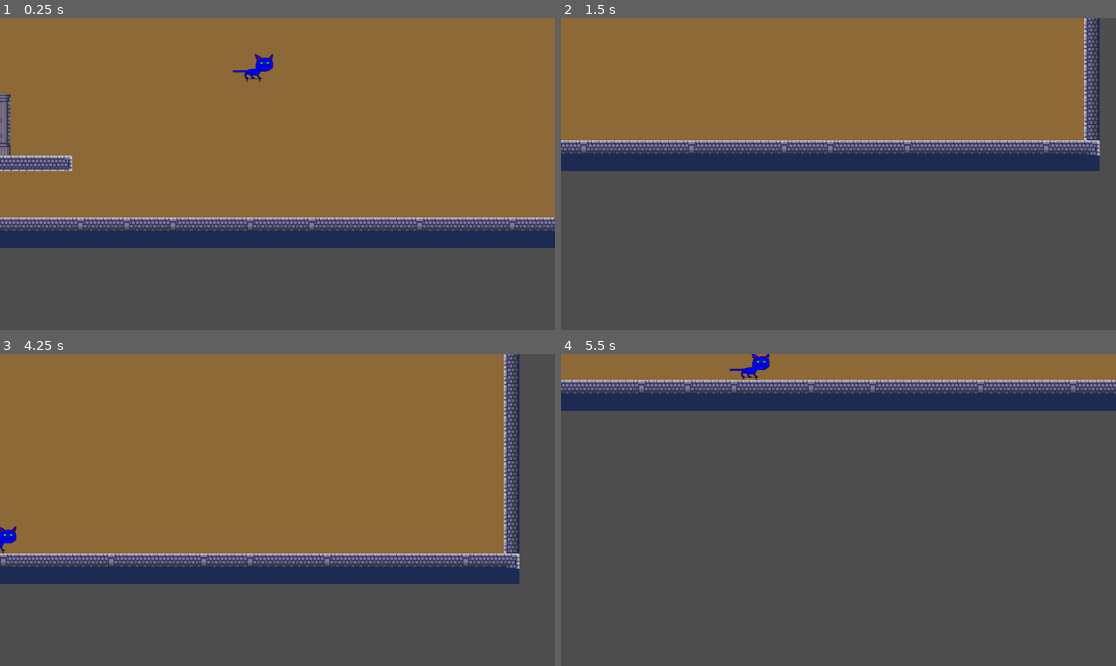
Above: before the commit, frames 1-4 (two rows, left to right).
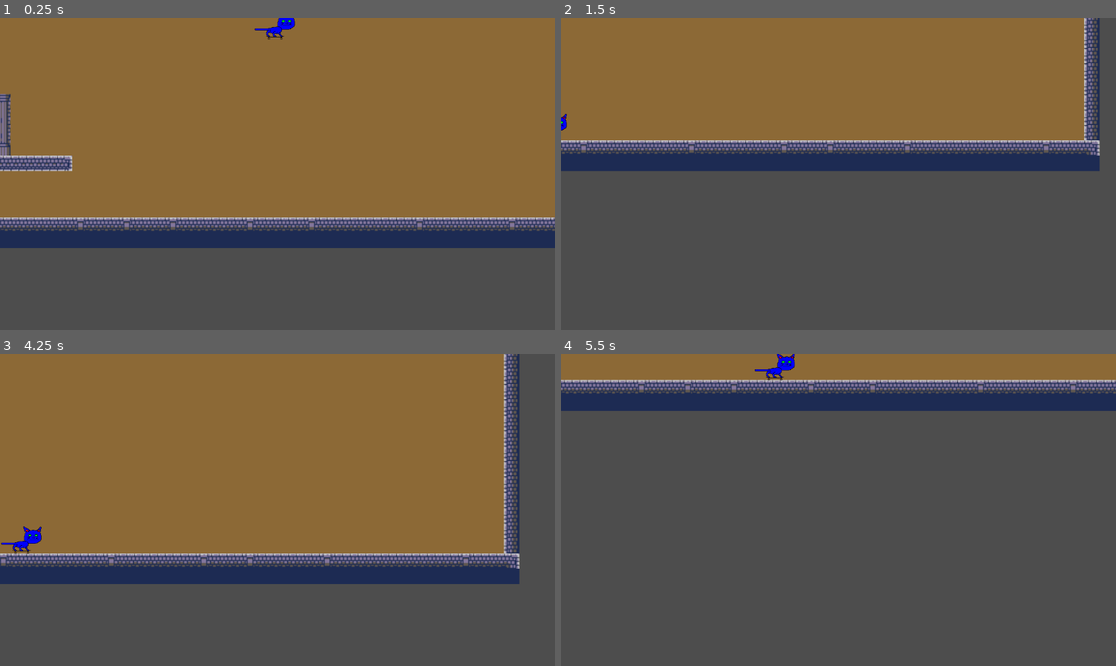
Above: after the commit, the same moments.

Repository: lfatton/UpsiJam22
Game: Godot game, scene res://Main.tscn
Same seed, same stepped clock (60 frames per second), same inputs: the game is played once before the commit and once after it.
Inputs:
- Up to frame 1 (0.25 s): no input
- Up to frame 2 (1.5 s): hold D (move_right) 0.53-1.28 s; hold S (move_down) from 1.28 s (still down)
- Up to frame 3 (4.25 s): release S (move_down) at 2.03 s; hold D (move_right) 2.03-2.78 s; tap Enter at 2.75 s; hold W (move_up) 2.78-3.53 s; hold A (move_left) from 3.53 s (still down)
- Up to frame 4 (5.5 s): release A (move_left) at 5.03 s; hold S (move_down) from 5.03 s (still down)

The runs differ from the first frame. In frame 1, 0.4% of the frame differs, in the area x 41-54%, y 0-21%; in frame 2, less than 0.1%; in frame 3, 0.4%; in frame 4, 0.5%, in the area x 30-43%, y 0-9%.

Commit message:
apparently matt changed the cat a bit

Diff:
--- a/scenes/Chat.tscn
+++ b/scenes/Chat.tscn
@@ -9,28 +9,26 @@
 size = Vector2(18, 13.5)
 
 [node name="Chat" type="RigidBody2D"]
-position = Vector2(23, -73)
 mass = 8.68
 lock_rotation = true
 script = ExtResource("1_crp2f")
 
 [node name="CollisionShape2D" type="CollisionShape2D" parent="."]
-position = Vector2(-22, 43.75)
 shape = SubResource("RectangleShape2D_1sglf")
 
 [node name="Head" type="Sprite2D" parent="."]
-position = Vector2(-11, 31)
+position = Vector2(11.6, -12.4)
 scale = Vector2(0.3, 0.3)
 texture = ExtResource("1_0uheg")
 
 [node name="Body" type="Sprite2D" parent="."]
-position = Vector2(-22, 41)
+position = Vector2(0.600002, -2.39999)
 rotation = 3.14159
 scale = Vector2(0.3, -0.3)
 texture = ExtResource("2_hysq4")
 
 [node name="Tail" type="Sprite2D" parent="."]
-position = Vector2(-37, 41)
+position = Vector2(-14.4, -2.40002)
 rotation = 3.14159
 scale = Vector2(0.3, -0.3)
 texture = ExtResource("3_1crbh")
